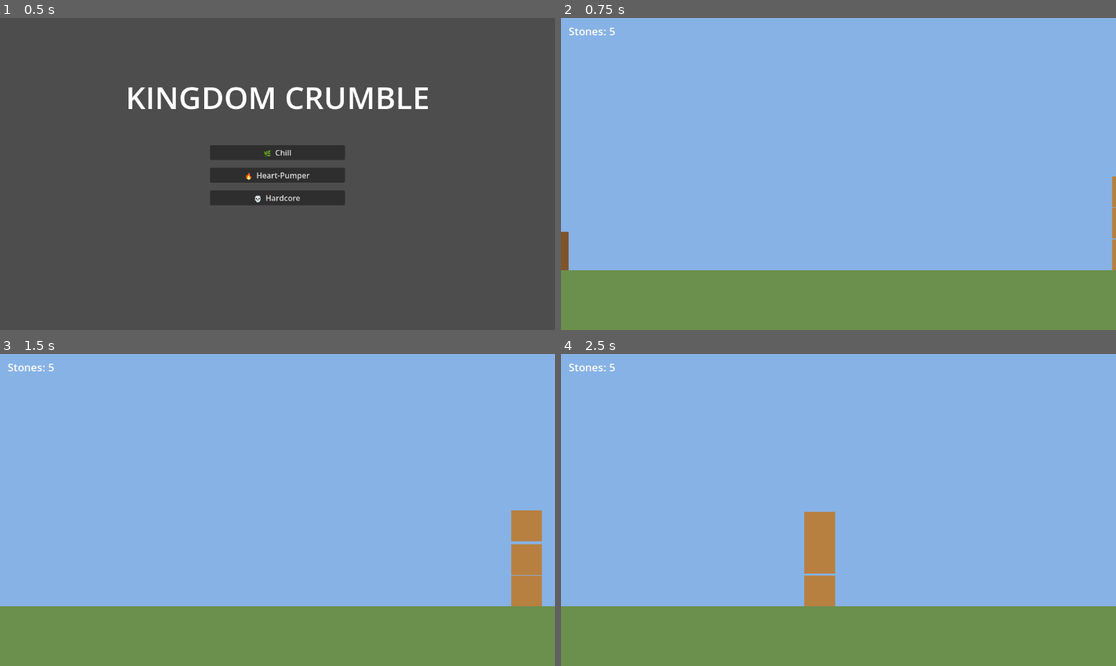
Above: before the commit, frames 1-4 (two rows, left to right).
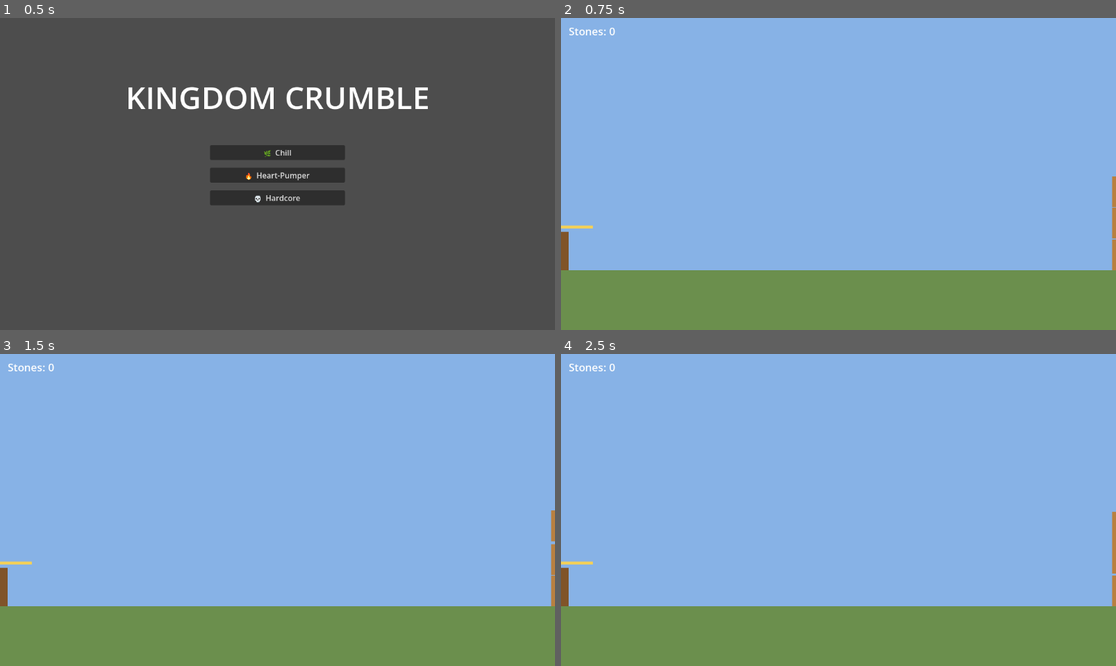
Above: after the commit, the same moments.

Repository: hazlema/kingdom-crumble
Game: Godot game, scene res://scenes/main_menu.tscn
The game is run twice, just before and just after one commit, with the same random seed, the same clock (stepped at 60 frames per second) and the same inputs.
Inputs (mouse positions are in pixels of both pictures, inside the frame that each line leads up to):
- Up to frame 1 (0.5 s): no input
- Up to frame 2 (0.75 s): click "🌿 Chill" at 0.5 s
- Up to frame 3 (1.5 s): tap Enter (advance) at 1.25, 1.35 s; move the mouse to (399, 494) at 1.27 s; hold . (scout_right) from 1.28 s (still down); click (399, 494) at 1.42 s
- Up to frame 4 (2.5 s): release . (scout_right) at 2 s; drag from (727, 525) to (810, 572) at 2.02 s

Frame 1 is identical in both runs. In frame 2, less than 0.1% of the frame differs, in the area x 0-10%, y 3-68%; in frame 3, 2.2%, in the area x 0-100%, y 3-81%; in frame 4, 2.2%.
Error after the commit: Parse Error: Cannot infer the type of "pt" variable because the value doesn't have a set type. (res://src/gameplay/trebuchet.gd:18)

Commit message:
feat: aim indicator Line2D on trebuchet with charge-stretch feedback
Added AimIndicator (Line2D, width 6, gold color) positioned at the
LaunchPoint. _process() rotates it to match aim_angle_deg and stretches
point[1].x from 90 to 150 as charge fills, giving clear visual feedback
of both direction and power. Guarded behind has_node("AimIndicator").

Co-Authored-By: Claude Fable 5 <noreply@anthropic.com>

Diff:
--- a/scenes/trebuchet.tscn
+++ b/scenes/trebuchet.tscn
@@ -14,3 +14,9 @@
 
 [node name="LaunchPoint" type="Marker2D" parent="."]
 position = Vector2(0, -90)
+
+[node name="AimIndicator" type="Line2D" parent="."]
+position = Vector2(0, -90)
+width = 6.0
+default_color = Color(1, 0.83, 0.29, 0.9)
+points = PackedVector2Array(0, 0, 90, 0)
--- a/src/gameplay/trebuchet.gd
+++ b/src/gameplay/trebuchet.gd
@@ -10,6 +10,14 @@
 var aim_angle_deg := 45.0
 var charge := 0.0
 var _charging := false
+
+func _process(_delta: float) -> void:
+	if has_node("AimIndicator"):
+		var indicator := $AimIndicator
+		indicator.rotation = -deg_to_rad(aim_angle_deg)
+		var pt := indicator.points[1]
+		pt.x = 90.0 + charge * 60.0
+		indicator.set_point_position(1, pt)
 
 func process_aim(delta: float) -> void:
 	var dir := Input.get_axis("aim_left", "aim_right")
